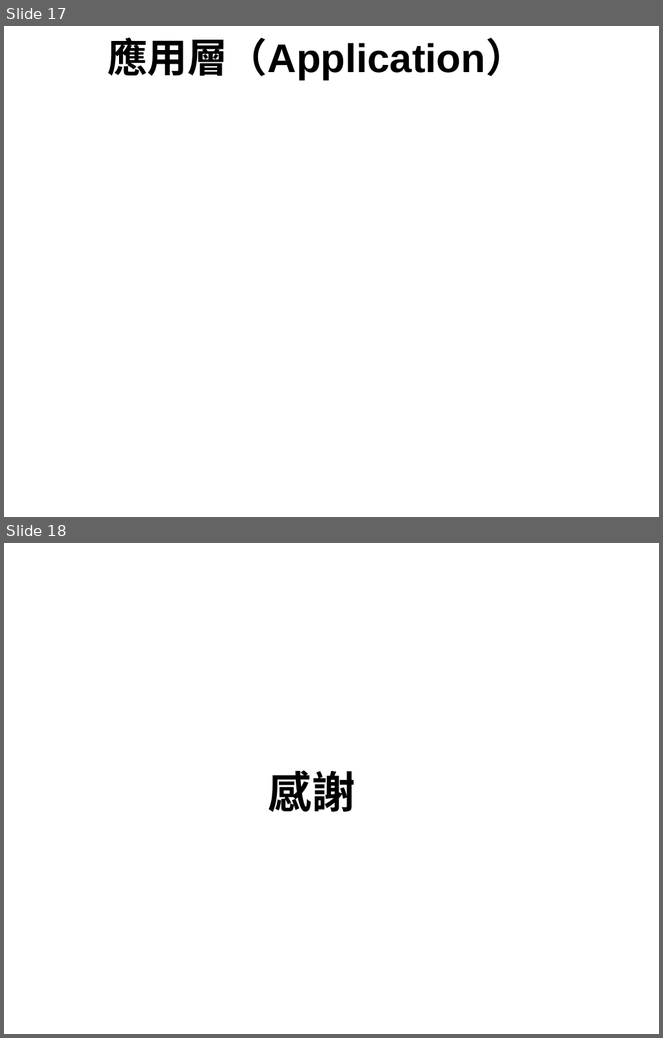
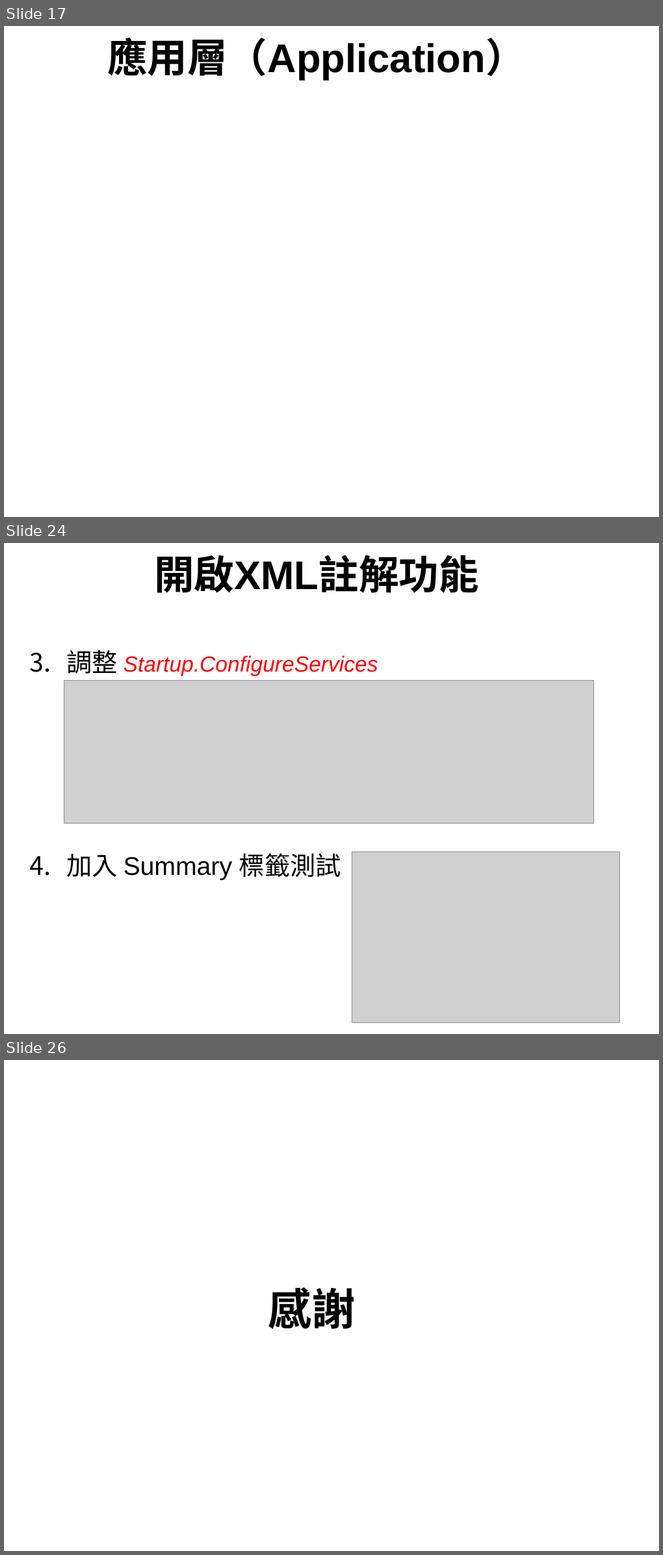
Before and after one commit to Sean2416/MarkDown, a slide deck: ABP.ppt. Shown one above the other, each under a label of ours: slides 17 and 18 before the commit, slides 17, 24 and 26 after it; the slides between them are not shown. The pictures are 663x1038 and 663x1555 pixels, drawn with LibreOffice and Linux fonts; fonts in the diff are those of the drawing; grey boxes stand for pictures; background and template pictures are left out. Boxes give left, top, right and bottom in pixels: in the first picture for what was removed or moved away, otherwise in the second. Text is boxed around its words. In the diff, an @@ line names an element or a change of style, - is before the commit and + after.

```diff
--- a/ABP.ppt
+++ b/ABP.ppt
@@ slide 24 added at (4, 543, 659, 1034), background picture (left out) @@
@@ text added at (154, 555, 479, 593), 44 pt, text #000000, bold @@
+開啟XML註解功能
@@ text added at (67, 650, 378, 880), 24 pt, text #FF0000, italic @@
+  3. 調整 Startup.ConfigureServices
+  4. 加入 Summary 標籤測試
@@ picture added at (64, 681, 594, 824) @@
@@ picture added at (352, 852, 620, 1023) @@
@@ page number added at (631, 1010, 659, 1034), 12 pt, text #FFFFFF @@
+24
@@ what was slide 18 is now slide 26 @@
```
Also in this commit, not shown: 7 other slides added, 1 other file.
